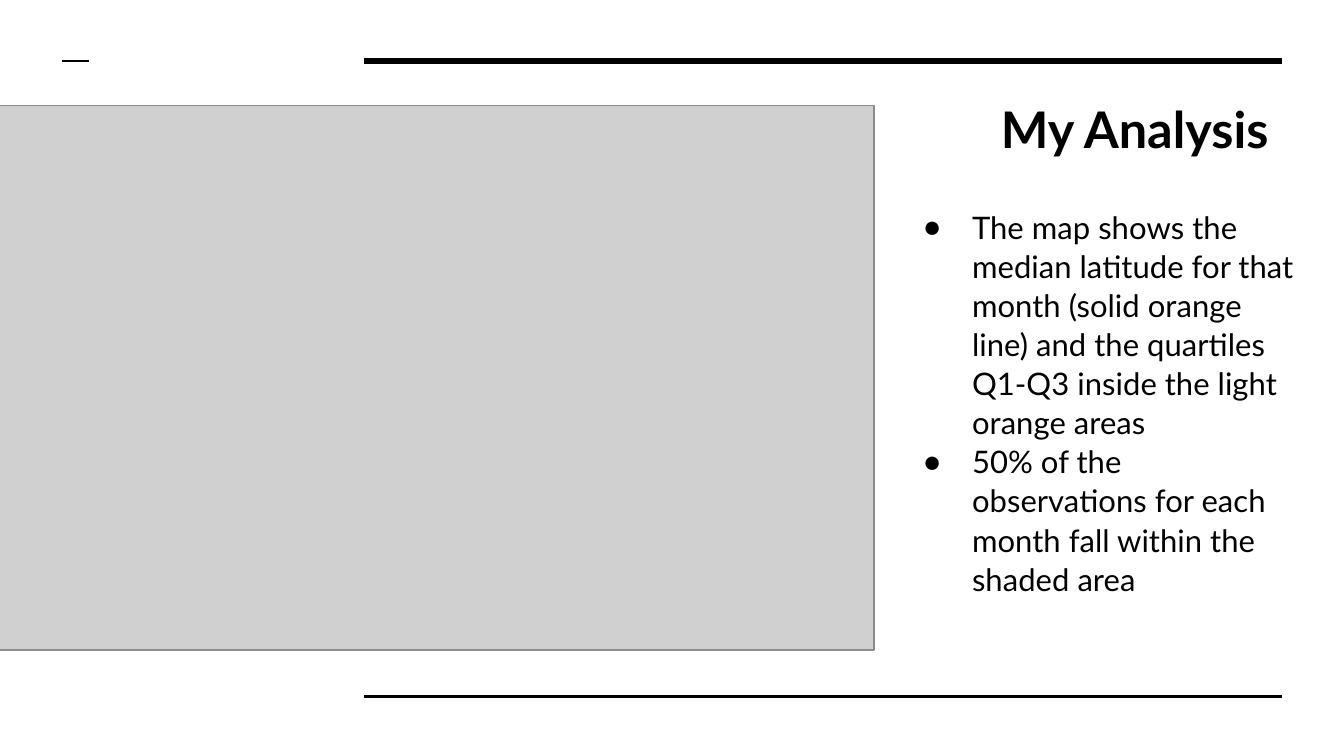
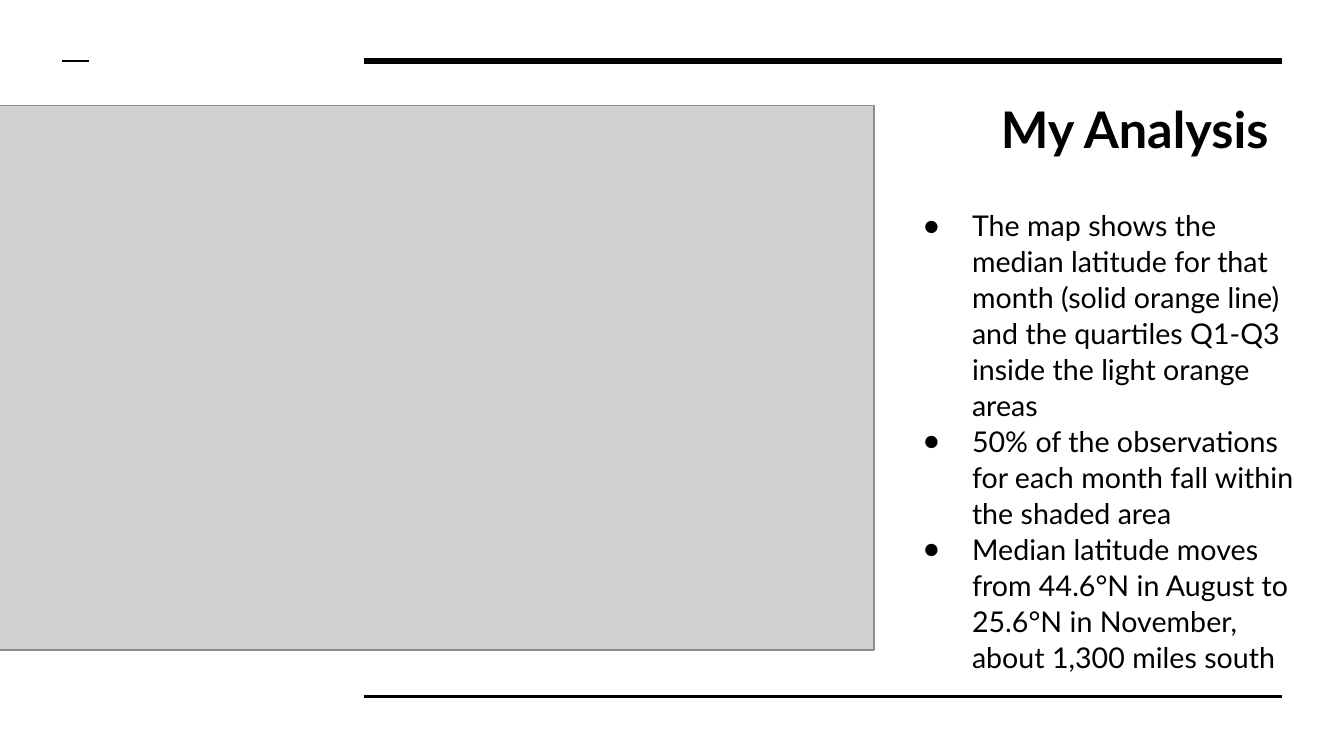
Before and after one commit to sjegoodman/monarch-migration, a slide deck: slide 6 of MonarchMigrationPresentation.pptx. Drawn at 1344x756 pixels with LibreOffice and Linux fonts; fonts in the diff are those of the drawing; grey boxes stand for pictures. Boxes give left, top, right and bottom in pixels: in the first picture for what was removed or moved away, otherwise in the second. Text is boxed around its words. In the diff, an @@ line names an element or a change of style, - is before the commit and + after.

```diff
--- a/MonarchMigrationPresentation.pptx
+++ b/MonarchMigrationPresentation.pptx
@@ text at <box>972,215,1293,525</box>: size 16.6 to 15.3 pt in "The map shows the median latitude for ...", "50% of the observations for each month ..." @@
@@ text at <box>972,539,1288,672</box>: paragraph added @@
+● Median latitude moves from 44.6°N in August to 25.6°N in November, about 1,300 miles south
```
Also in this commit, not shown: 4 other slides changed, 1 other file.
